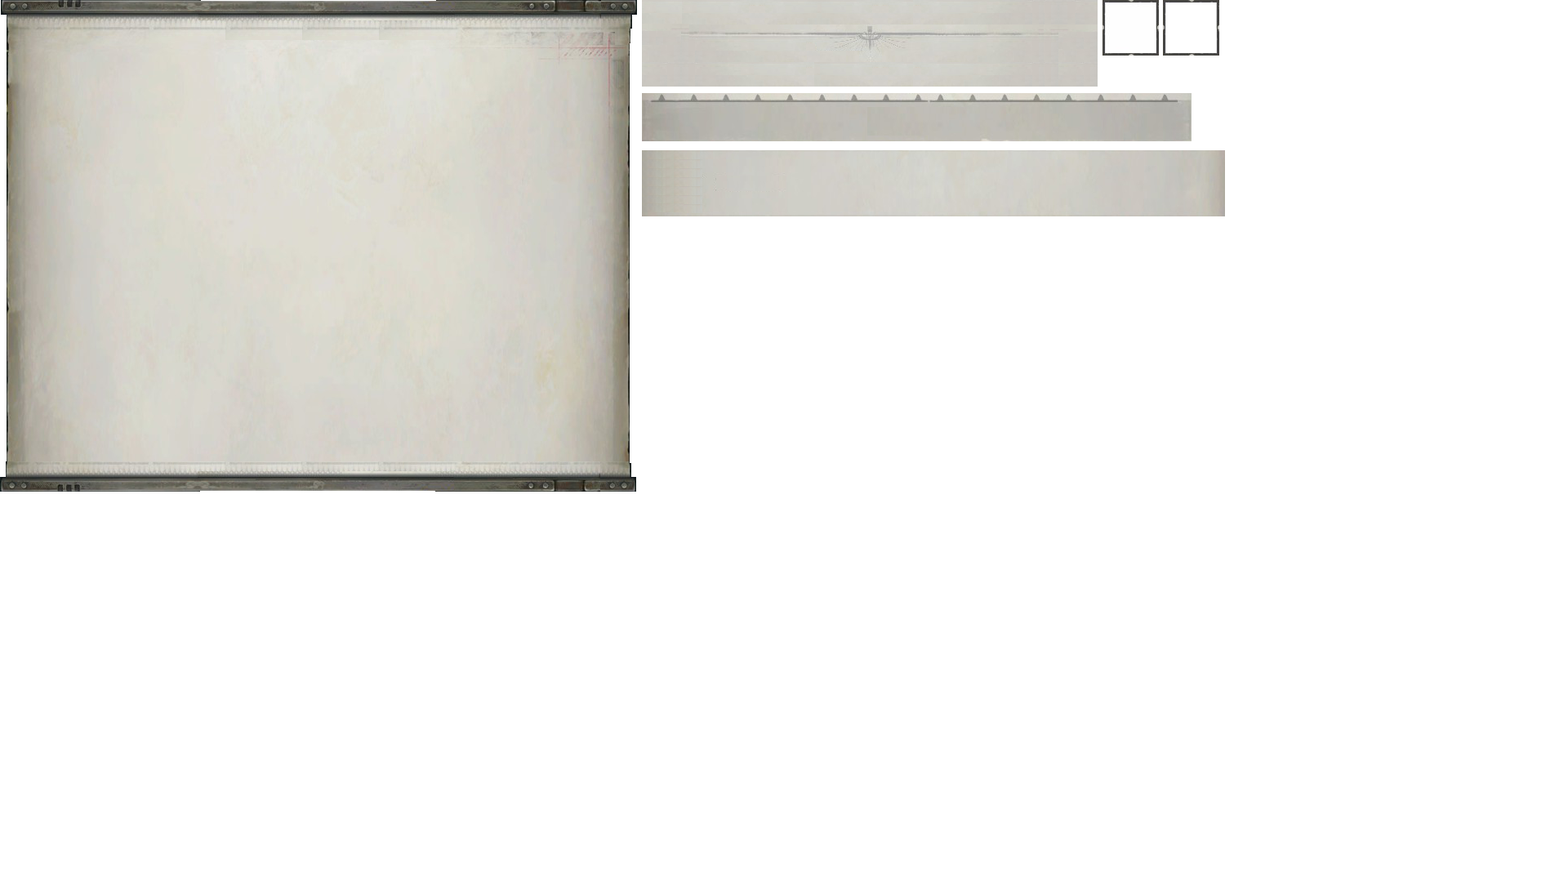
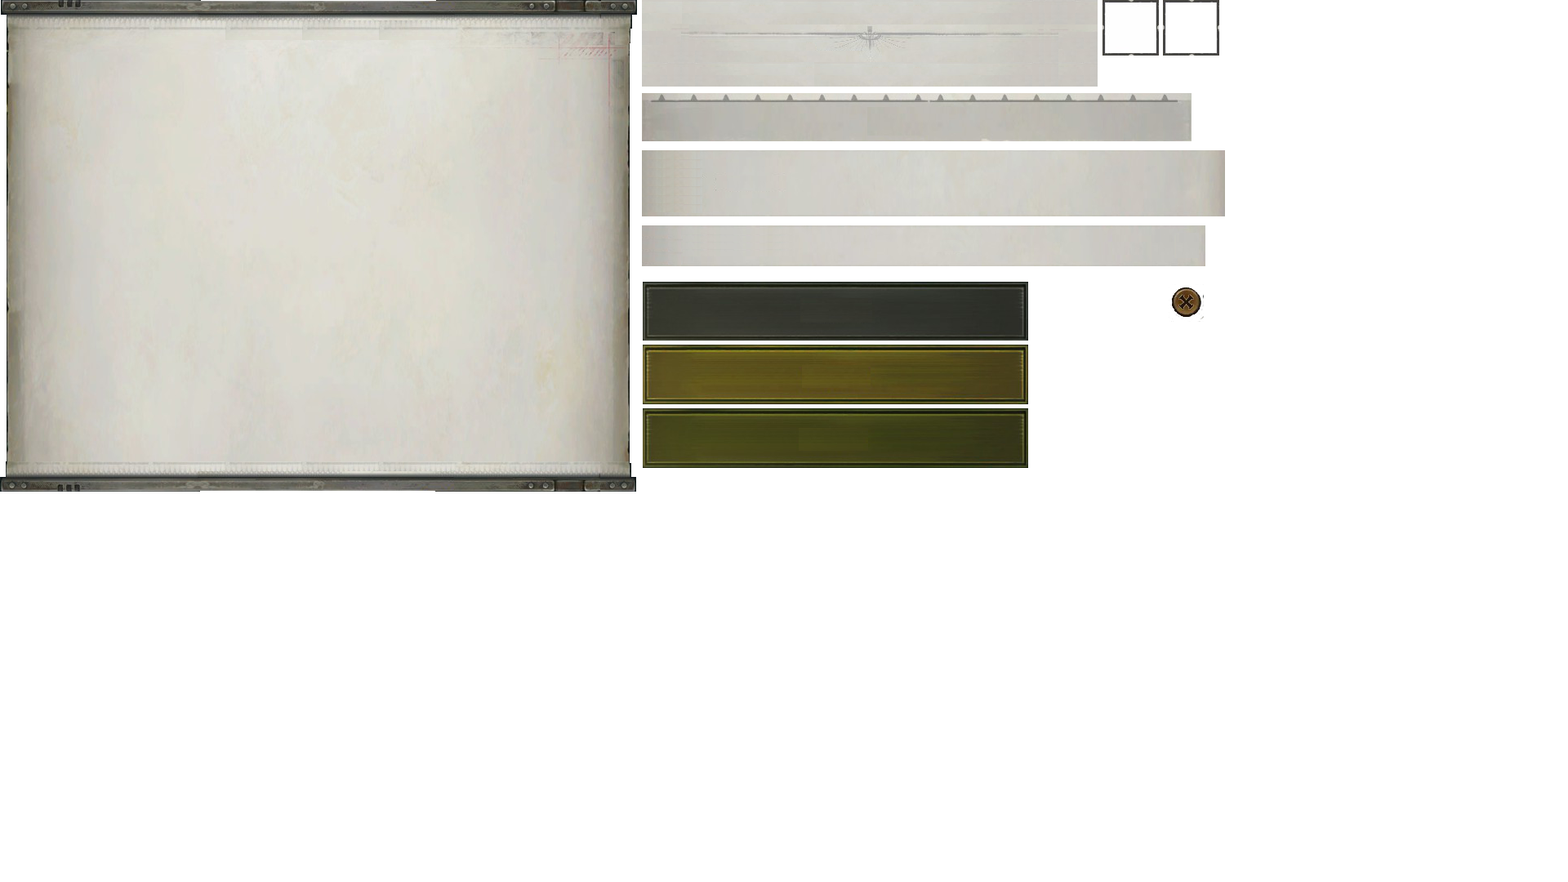
Layer changes from the first 1568×882 image to the second:
added layer "close_d" above "close_h" over [642, 281, 1029, 341]
added layer "close_h" above "close_t" over [642, 344, 1029, 405]
added layer "close_t" above "close" over [642, 408, 1029, 468]
added layer "close" above "header" over [1168, 284, 1204, 322]
added layer "stat" above "attribute" over [641, 225, 1206, 267]